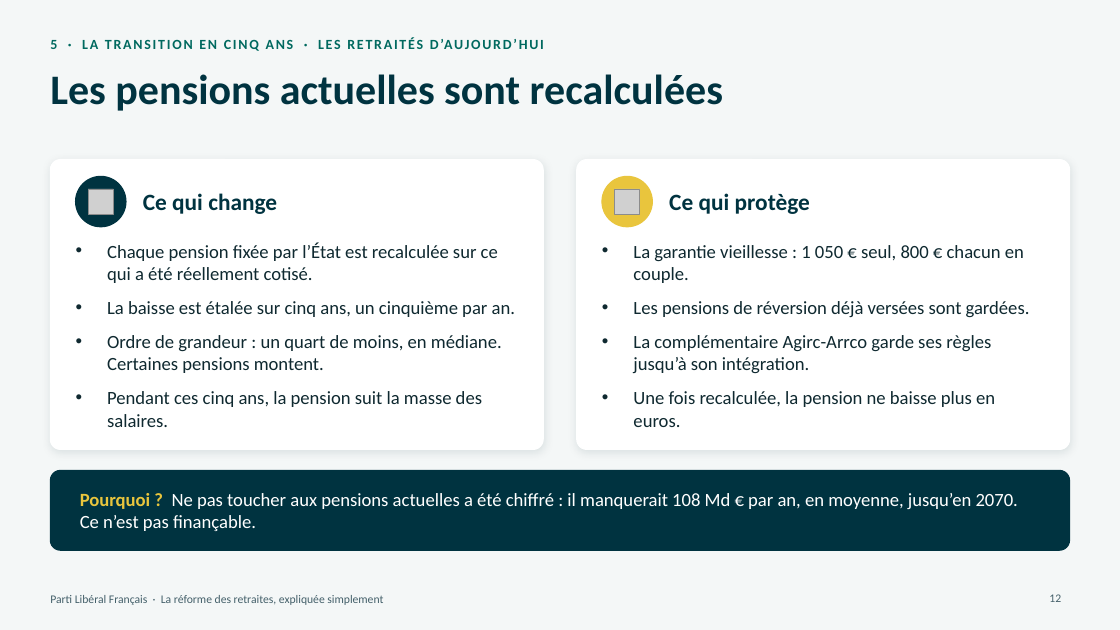
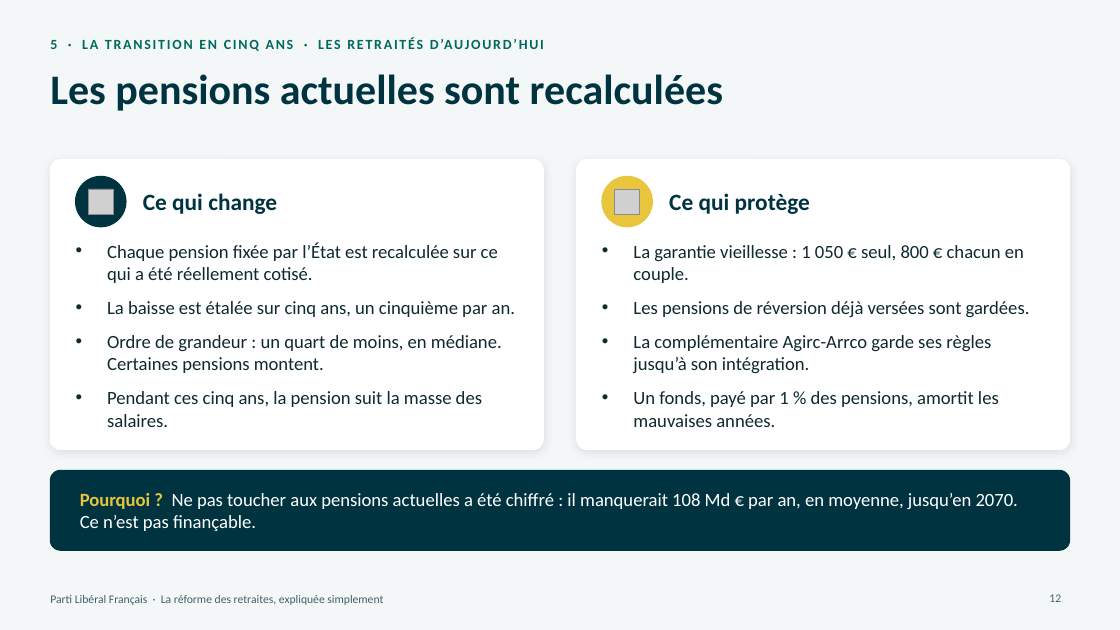
Before and after one commit to g-pliberal/retraitecomptenotionelle, a slide deck: slide 12 of docs/presentation_adherents_17_novembre_2026.pptx. Drawn at 1120x630 pixels with LibreOffice and Linux fonts; fonts in the diff are those of the drawing; grey boxes stand for pictures. Boxes give left, top, right and bottom in pixels: in the first picture for what was removed or moved away, otherwise in the second. Text is boxed around its words. In the diff, an @@ line names an element or a change of style, - is before the commit and + after.

```diff
--- a/docs/presentation_adherents_17_novembre_2026.pptx
+++ b/docs/presentation_adherents_17_novembre_2026.pptx
@@ text at <box>633,391,999,427</box>: text changed @@
-• Une fois recalculée, la pension ne baisse plus en euros.
+• Un fonds, payé par 1 % des pensions, amortit les mauvaises années.
```
Also in this commit, not shown: 1 other slide changed.
